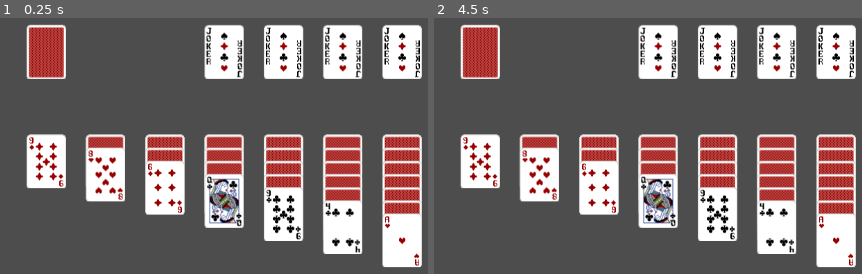
Above: before the commit, frames 1-2 (left to right).
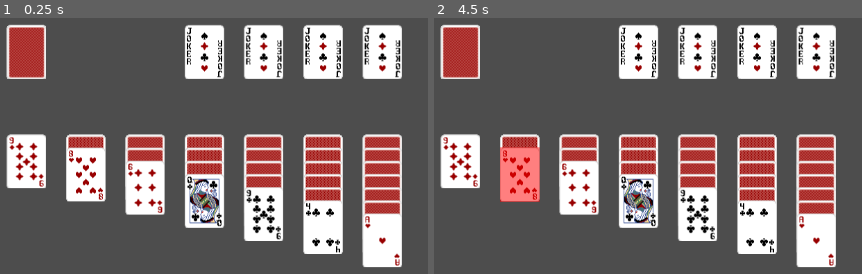
Above: after the commit, the same moments.

Repository: WonjuneL/Solitaire_Godot
Game: Godot game, scene res://Main.tscn
The game is run twice, just before and just after one commit, with the same random seed, the same clock (stepped at 60 frames per second) and the same inputs.
Inputs (mouse positions are in pixels of both pictures, inside the frame that each line leads up to):
- Up to frame 1 (0.25 s): no input
- Up to frame 2 (4.5 s): tap Enter at 0.5, 2, 3.5 s; move the mouse to (outside the picture) at 0.52 s; click (outside the picture) at 0.67 s; tap Space at 1.25, 2.75, 4.25 s; move the mouse to (583, 243) at 1.27 s; click (583, 243) at 1.42 s; move the mouse to (823, 122) at 2.02 s; click (823, 122) at 2.17 s; move the mouse to (outside the picture) at 2.77 s; click (outside the picture) at 2.92 s; move the mouse to (outside the picture) at 3.52 s; click (outside the picture) at 3.67 s; move the mouse to (502, 153) at 4.27 s; click (502, 153) at 4.42 s

The runs differ from the first frame. In frame 1, 40% of the frame differs, in the area x 1-99%, y 2-98%; in frame 2, 40%.

Commit message:
메모 수정 및 이벤트 매니저에서 클릭 시 카드 선택기능 구현, 디버그용으로 이벤트 매니저에서 카드 하이라이트 추가된 상태

Diff:
--- a/solitaire/Card.gd
+++ b/solitaire/Card.gd
@@ -14,14 +14,17 @@
 @onready var MoveManager = get_node("/root/Main/MoveManager")
 
 # 카드 정보 설정
-func set_card_info(card_num: int):
-    card_number = card_num
+func set_card_info(card_no: int):
+    card_number = card_no
+    if card_no<1:
+        suit = "Extra"
+        rank = card_number
+    else:
+        suit_index = ((card_number - 1) / 13)
+        suit = suit_names[suit_index]
 
-    suit_index = ((card_num - 1) / 13)
-    suit = suit_names[suit_index]
-
-    rank_index = ((card_num - 1) % 13)
-    rank = rank_index + 1
+        rank_index = ((card_number - 1) % 13)
+        rank = rank_index + 1
     set_face_up(false)  # 기본적으로 뒷면
 
 #파운데이션 플래그
--- a/solitaire/Event_manager.gd
+++ b/solitaire/Event_manager.gd
@@ -1,11 +1,104 @@
 extends Node2D
 
+var selected_card
 
-# Called when the node enters the scene tree for the first time.
-func _ready() -> void:
-    pass # Replace with function body.
+func _input(event):
+    if event is InputEventMouseButton and event.pressed:
+        var mouse_pos = get_global_mouse_position()
+        print("Mouse Clicked at:", mouse_pos)
 
-func _unhandled_input(event):
-    if event is InputEventMouseButton and event.pressed:
-        var mouse_pos = get_global_mouse_position()  # 현재 마우스 위치 가져오기
-        print("마우스 클릭 위치:", mouse_pos)
+        var clicked_card = _get_card_at_position(mouse_pos)
+
+        if clicked_card:
+            if selected_card:
+                _deselect_card()
+            _select_card(clicked_card)
+            _highlight_card(clicked_card, true)         #디버그 코드
+        else:
+            print("No card is on that position.")
+
+# 특정 위치에 있는 카드를 찾는 함수
+func _get_card_at_position(position):
+    var cards = get_tree().get_nodes_in_group("Cards")
+    var candidates = [] # 해당 위치의 선택 '후보군'
+    var top_card = null
+    for card in cards:  # "cards" 그룹에 속한 모든 카드 검사
+        var bounds = get_card_bound(card)
+        print("Checking card:", card.get_card_info(), ", Bounds:", bounds)
+        var min_x = bounds[0]
+        var max_x = bounds[1]
+        var min_y = bounds[2]
+        var max_y = bounds[3]
+
+        if position.x >= min_x and position.x <= max_x and position.y >= min_y and position.y <= max_y:
+             candidates.append(card)
+
+    if candidates.size() == 0:  # 후보군이 없으면 null 반환
+        return null
+    for card in candidates:  # 후보군에서 가장 높은 z_index 카드 찾기
+        if top_card == null or card.z_index > top_card.z_index:
+            top_card = card
+    if top_card:
+        return top_card
+
+# 카드의 경계를 반환하는 함수
+func get_card_bound(card):
+    if card:
+        var width = Constants.CARD_WIDTH * card.scale.x
+        var height = Constants.CARD_HEIGHT * card.scale.y
+        var pos = card.global_position
+
+        var bounds = [
+            pos.x - width / 2,  # min_x
+            pos.x + width / 2,  # max_x
+            pos.y - height / 2,  # min_y
+            pos.y + height / 2 # max_y
+            ]
+        return bounds
+    else:
+        print("Error: get_rect() returned null for card ", card.get_card_info())
+
+    return []
+
+# 카드 선택 기능
+func _select_card(card):
+    if selected_card == card:
+        print("Card already selected:", card.get_card_info())
+        return  # 이미 선택된 카드면 무시
+
+    if selected_card:
+        _deselect_card()  # 기존 선택 해제
+
+    selected_card = card
+    print("Card Selected:", card.get_card_info())
+
+# 카드 선택 해제 기능
+func _deselect_card():
+    _highlight_card(selected_card, false)       #디버그 코드
+    selected_card = null
+    print("Deselecting Card")
+
+
+#이하 임시 코드(추후 이동 혹은 삭제 필요)
+func _add_overlay(card):
+    var overlay = ColorRect.new()
+    overlay.position -= Vector2(Constants.CARD_WIDTH / 2, Constants.CARD_HEIGHT / 2)
+    overlay.color = Color(1, 0, 0, 0.5)  # 반투명 빨간색
+    overlay.size = Vector2(Constants.CARD_WIDTH, Constants.CARD_HEIGHT)
+    overlay.name = "HighlightOverlay"
+    overlay.z_index = 100
+    card.add_child(overlay)
+
+func _remove_overlay(card):
+
+    var overlay = card.get_node_or_null("HighlightOverlay")
+    if overlay:
+        overlay.queue_free()
+        card.remove_child(overlay)
+
+func _highlight_card(card, switch):
+    if switch == false:
+        _remove_overlay(card)  # 기존 선택된 카드 효과 제거
+
+    if switch == true:
+        _add_overlay(card)  # 새 카드에 효과 추가
--- a/solitaire/constants.gd
+++ b/solitaire/constants.gd
@@ -11,8 +11,8 @@
 
 #카드의 배치
 const CARD_OVERLAP = CARD_HEIGHT / 4
-const CARD_OFFSET_X = 1.5 * Constants.CARD_WIDTH
-const CARD_TABLE_X = (3.5) * Constants.CARD_WIDTH
+const CARD_OFFSET_X = (1.5) * Constants.CARD_WIDTH
+const CARD_TABLE_X = (3) * Constants.CARD_WIDTH
 const CARD_TABLE_Y = Constants.CARD_HEIGHT * 3
 
 const STOCK_POSITION = Vector2(Constants.CARD_TABLE_X, Constants.CARD_TABLE_Y - Constants.CARD_HEIGHT * 2)
--- a/solitaire/deck.gd
+++ b/solitaire/deck.gd
@@ -7,7 +7,7 @@
 var deck: Array = []  # 카드 덱 (1~52)
 var table: Array = [[], [], [], [], [], [], []]  # 7개의 카드 스택
 var stock: Array = [[],[]]  # 남은 카드, 스톡 내부/오픈된 카드
-var cards: Array = []       #출력을 위해 main에 전달될 어레이
+
 
 func _ready():
     create_deck()
@@ -49,7 +49,6 @@
         empty_card.position = Vector2(Constants.CARD_TABLE_X + i * Constants.CARD_OFFSET_X, Constants.CARD_TABLE_Y)
         empty_card.set_face_up(true)
 
-        cards.append(empty_card)        #출력용
 
         var top_card = empty_card  # 스택의 최상단 카드 추적
 
@@ -65,7 +64,7 @@
                 card.position = empty_card.position  # 0번 카드와 같은 위치
             else:
                 card.position = Vector2(Constants.CARD_TABLE_X + i * Constants.CARD_OFFSET_X, Constants.CARD_TABLE_Y + (j - 1) * Constants.CARD_OVERLAP)  # 위치 지정
-            cards.append(card)      #출력용 배열 저장
+
             top_card = card     # 최상단 카드 저장
 
         # 루프 종료 후, 최상단 카드는 앞면 공개
@@ -83,7 +82,6 @@
         empty_card.set_face_up(true)
         empty_card.z_index = 0
         empty_card.set_foundation(true)
-        cards.append(empty_card)
 
 
 func setup_stock():
@@ -98,15 +96,10 @@
         card.set_card_info(card_number)  # 카드 정보 설정
         card.position = Constants.STOCK_POSITION
         card.set_face_up(true)
-        cards.append(card)
+
 
     add_child(stock_switch)     #마찬가지로 필수.
     stock_switch.set_card_info(-1)  # 뒷면 스프라이트를 가진 카드
     stock_switch.position = Constants.STOCK_POSITION
     stock_switch.set_face_up(true)
     stock_switch.z_index = 100
-    cards.append(stock_switch)
-
-
-func get_cards():   #cards 전달용
-    return cards
--- a/solitaire/main.gd
+++ b/solitaire/main.gd
@@ -1,12 +1,20 @@
 extends Node2D
 
-var cards = []  # deck에서 가져올 카드 리스트
+var cards
 
 func _ready():
-    var deck = get_node("/root/Main/Deck")  # deck 노드 가져오기
-    if deck:
-        cards = deck.get_cards()  # 카드 리스트 가져오기
-        render_cards()  # 카드 렌더링 함수 호출
+    call_deferred("_init_after_deck")  # Deck이 로드된 후 실행되도록 예약
+
+func _init_after_deck():
+    await get_tree().process_frame  # 한 프레임 뒤 실행 (Card의 생성 및 Deck로딩 이후)
+
+    cards = get_tree().get_nodes_in_group("Cards")
+
+    if cards.is_empty():
+        print("Error: 'Cards' is empty")
+    else:
+        render_cards()  # 카드 렌더링 실행
+
 
 func render_cards():
     for card in cards:
--- a/solitaire/move_manager.gd
+++ b/solitaire/move_manager.gd
@@ -6,8 +6,7 @@
 var clicked_cards := []
 
 func _ready():
-    #var cards = get_tree().get_nodes_in_group("Cards")
-    return
+    pass
 
 
 #z_index 처리 관련
--- a/solitaire/project.godot
+++ b/solitaire/project.godot
@@ -20,6 +20,7 @@
 Constants="*res://constants.gd"
 ResourceManager="*res://Module/resource_manager.gd"
 SpriteManager="*res://Sprite_manager.gd"
+EventManager="*res://Event_manager.gd"
 
 [rendering]
 
Not shown, changed: solitaire/메모.txt
